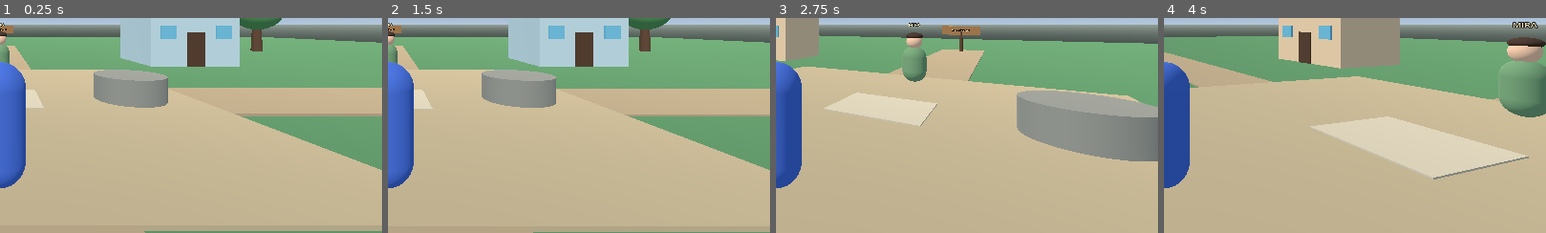
Above: before the commit, frames 1-4 (left to right).
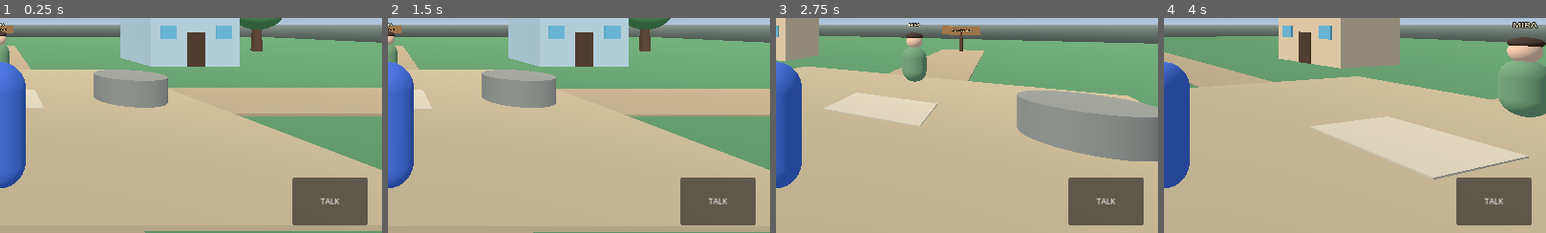
Above: after the commit, the same moments.

Repository: dzdfast-art/GTA-GHIBLI
Game: Godot game, scene res://main.tscn
The game is run twice, just before and just after one commit, with the same random seed, the same clock (stepped at 60 frames per second) and the same inputs.
Inputs (mouse positions are % of the whole screen's width and height, from its top left):
- Up to frame 1 (0.25 s): no input
- Up to frame 2 (1.5 s): click (93, 91) at 0.5 s, where only the run after the commit has a clickable "TALK"; click "UP" at 1.25 s
- Up to frame 3 (2.75 s): click "LEFT" at 2 s
- Up to frame 4 (4 s): click "DOWN" at 2.75 s; click "RIGHT" at 3.5 s
The pictures show only the part of the screen within x 50-100%, y 48-98%; the shares and areas given below are measured in that part.

The runs differ from the first frame. In frame 1, 4.4% of the frame differs, in the area x 76-97%, y 74-97%; in frame 2, 4.4%; in frame 3, 4.4%; in frame 4, 4.4%.

Commit message:
Add mobile TALK interaction button

Diff:
--- a/scripts/ui/mobile_controls.gd
+++ b/scripts/ui/mobile_controls.gd
@@ -43,6 +43,17 @@
 	pad.add_theme_constant_override("separation", BUTTON_GAP)
 	root.add_child(pad)
 
+	var talk_button := _make_button("TALK", "interact")
+	talk_button.anchor_left = 1.0
+	talk_button.anchor_top = 1.0
+	talk_button.anchor_right = 1.0
+	talk_button.anchor_bottom = 1.0
+	talk_button.offset_left = -150.0
+	talk_button.offset_top = -104.0
+	talk_button.offset_right = -24.0
+	talk_button.offset_bottom = -24.0
+	root.add_child(talk_button)
+
 	var up_button := _make_button("UP", "ui_up")
 	pad.add_child(up_button)
 
